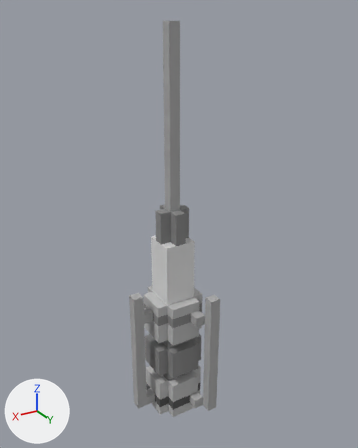
The OBJ model Assets/Prefabs/Terrain/3D elements/StarWarsElements/Tattoine/Vox/Tatooine_antenna1.vox.obj: old version first, new version second.
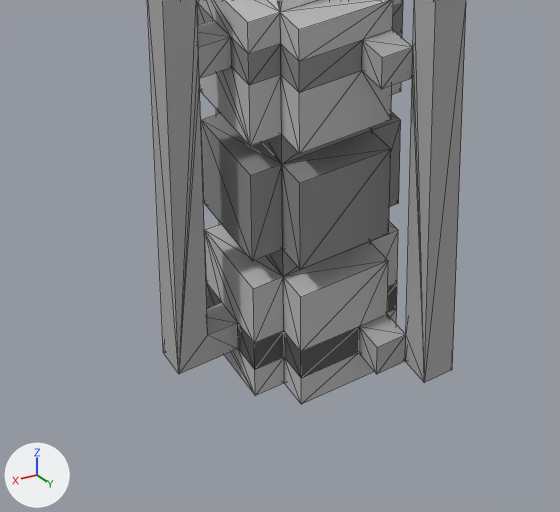
There are two pictures of each version: one whole from a 50 mm lens placed at (2.08, 3.72, 3.87), pointed at (-0.13, 0.03, 2.03), one close up on the part from 24% to 69% of the width and 67% to 100% of the height. Every picture has the same lights, and +X, +Y and +Z are marked at lower left. The close-ups show mesh edges as thin lines. Where no turn or scale is listed for an object, it has been applied to the vertices. Vertices at the same position are counted once.

Names of what the first close-up shows: 'Untitled'.
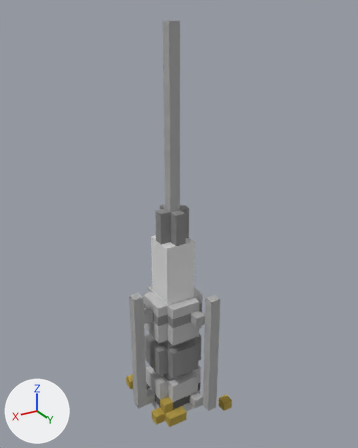
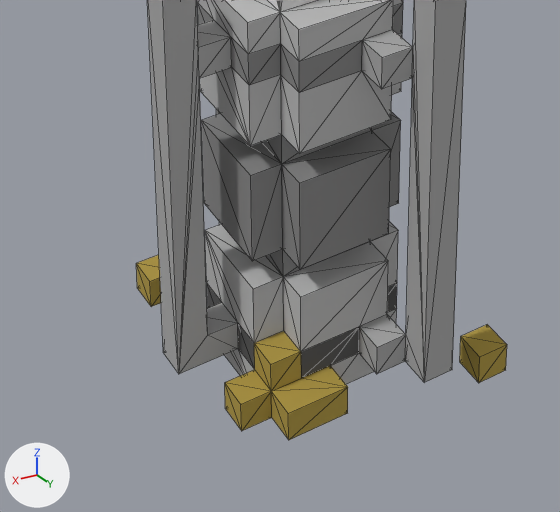
Pixel boxes [x1, y1, x2, y2] of what changed, in the close-ups (560 x 512 px):
'Untitled', reshaped: before [147, 0, 466, 404]; after [136, 0, 507, 440]
part 1 of me_untitled, added (yellow): after [460, 324, 507, 383]
part 2 of me_untitled, added (yellow): after [136, 255, 161, 307]
part 3 of me_untitled, built on: before [254, 327, 375, 404]; after [225, 327, 375, 440]

Patch to the scene script:
```diff
--- a/Assets/Prefabs/Terrain/3D elements/StarWarsElements/Tattoine/Vox/Tatooine_antenna1.vox.obj.py
+++ b/Assets/Prefabs/Terrain/3D elements/StarWarsElements/Tattoine/Vox/Tatooine_antenna1.vox.obj.py
@@ me_untitled @@
 # used by ob_untitled; location = (0.0, 0.0, 0.0)
-me_untitled.from_pydata(...)  # 202 vertices, 412 faces; spans x -0.4..0.4, y -0.3..0.5, z 0.0..3.8
+me_untitled.from_pydata(...)  # 232 vertices, 466 faces; spans x -0.5..0.4, y -0.4..0.5, z 0.0..3.8
+# me_untitled part 1: a new loose piece, a box spanning x -0.5..-0.4, y 0.4..0.5, z 0.0..0.1, in mat_palette (picture img_tatooine_antenna1_vox_png)
+# me_untitled part 2: a new loose piece, a box spanning x 0.2..0.3, y -0.4..-0.3, z 0.0..0.1, in mat_palette (picture img_tatooine_antenna1_vox_png)
+# me_untitled part 3
+# 2 vertices are removed from x -0.2..0.1, y -0.1..0.2, z 0.1
+# 18 faces are deleted
+# 4 vertices are added at (-0.3, -0.3, 0.0), (0.0, 0.3, 0.0), (0.0, 0.4, 0.0), (-0.2, -0.3, 0.0)
+# 7 new vertices lie (0.1, 0.0, 0.0) away from vertices in x -0.3..0.2, y -0.3..0.3, z 0.0..0.2
+# 5 new vertices lie (0.0, 0.1, 0.0) away from vertices in x 0.0..0.3, y 0.2..0.3, z 0.0..0.1
+# 48 new faces join them
 me_untitled.materials.append(mat_palette)
```
